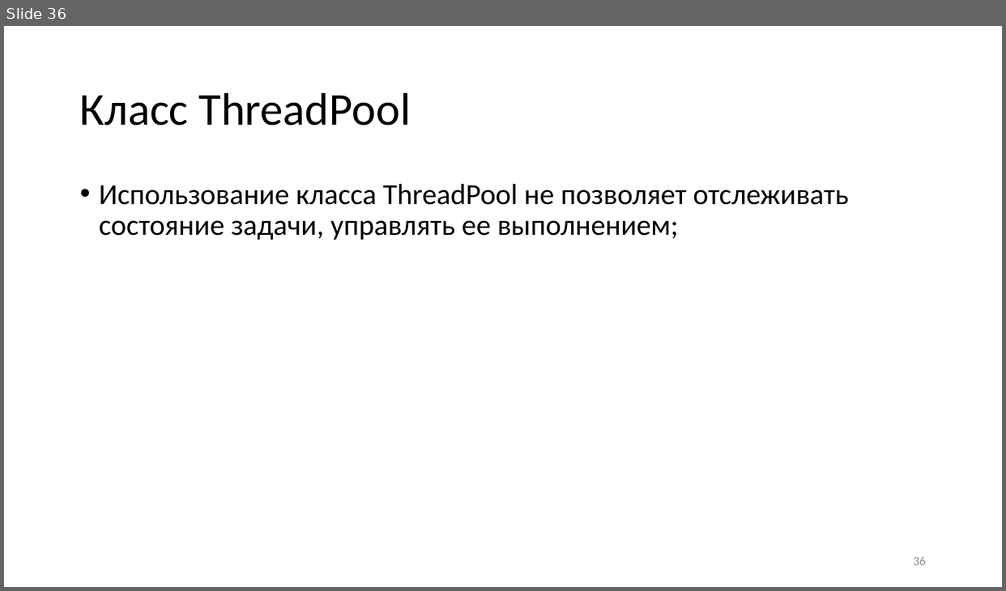
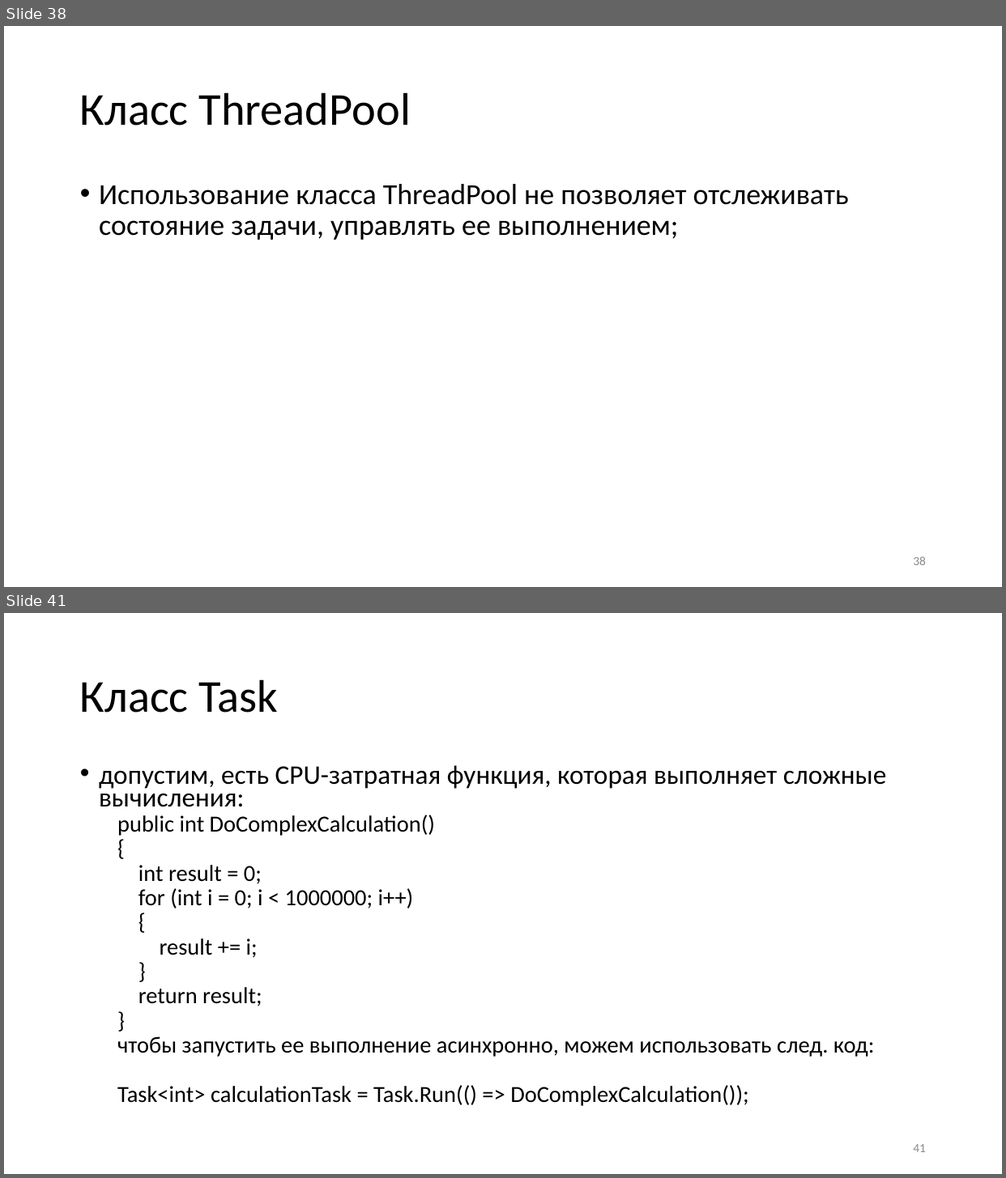
Before and after one commit to blockin90/Programming_PIB, a slide deck: Лекции/3 семестр/Часть 3/Программирование лекция 3.3.pptx. Shown one above the other, each under a label of ours: slide 36 before the commit, slides 38 and 41 after it; the slides between them are not shown. The pictures are 1006x591 and 1006x1178 pixels, drawn with LibreOffice and Linux fonts; fonts in the diff are those of the drawing. Boxes give left, top, right and bottom in pixels: in the first picture for what was removed or moved away, otherwise in the second. Text is boxed around its words. In the diff, an @@ line names an element or a change of style, - is before the commit and + after.

Commit message:
Обновлена лекция 3.3 - исправлены опечатки, добавлен материал про Task'и (начало)

```diff
--- a/Лекции/3 семестр/Часть 3/Программирование лекция 3.3.pptx
+++ b/Лекции/3 семестр/Часть 3/Программирование лекция 3.3.pptx
@@ slide 41 added at box(4, 613, 1002, 1174), background #FFFFFF @@
@@ title added at box(80, 679, 279, 713), 44 pt, text #000000 @@
+Класс Task
@@ text added at box(99, 765, 887, 1106), 22.2 pt, text #000000 @@
+• допустим, есть CPU-затратная функция, которая выполняет сложные вычисления:
+  public int DoComplexCalculation()
+  {
+  int result = 0;
+  for (int i = 0; i < 1000000; i++)
+  {
+  result += i;
+  }
+  return result;
+  }
+  чтобы запустить ее выполнение асинхронно, можем использовать след. код:
+  Task<int> calculationTask = Task.Run(() => DoComplexCalculation());
@@ page number added at box(913, 1144, 926, 1152), 12 pt, text #8C8C8C @@
+41
@@ what was slide 36 is now slide 38 @@
@@ page number at box(913, 557, 926, 565): text changed @@
-36
+38
```
Also in this commit, not shown: 5 slides changed, 7 other slides added, 1 slide removed.
